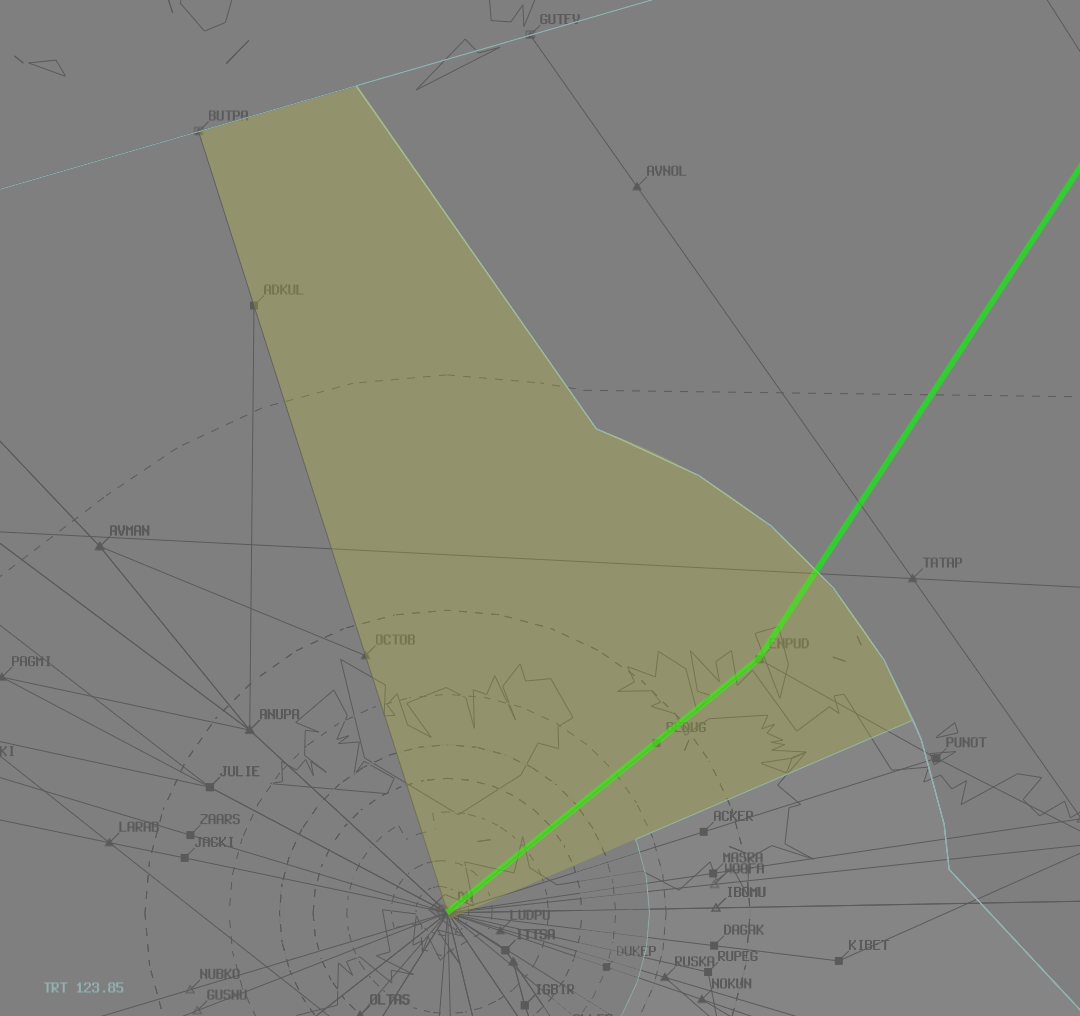
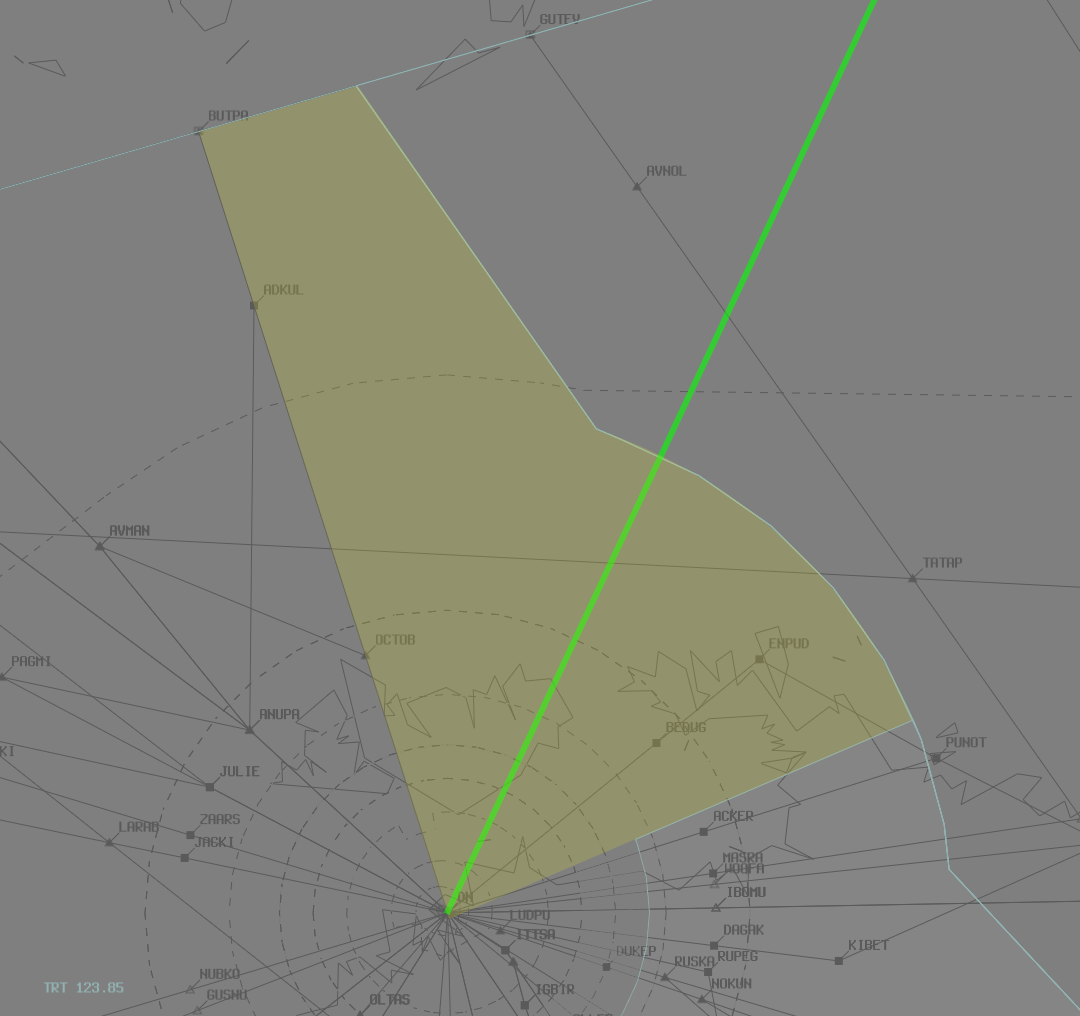
Layer changes from the first 1080x1016 image to the second:
painted on "Shape 2" over <box>444,0,1080,915</box>
